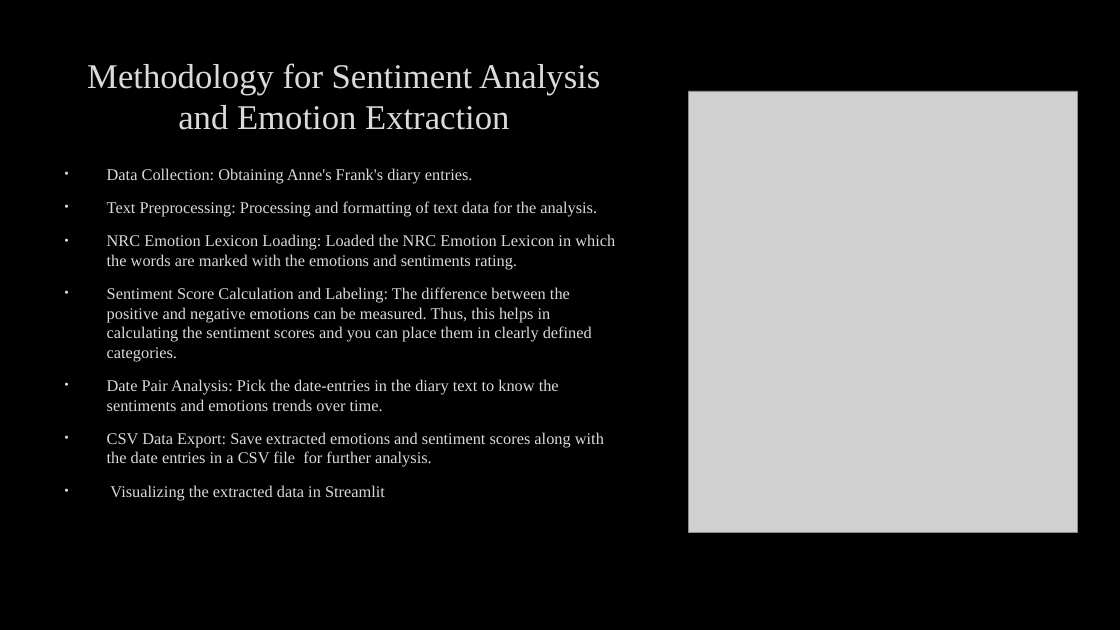
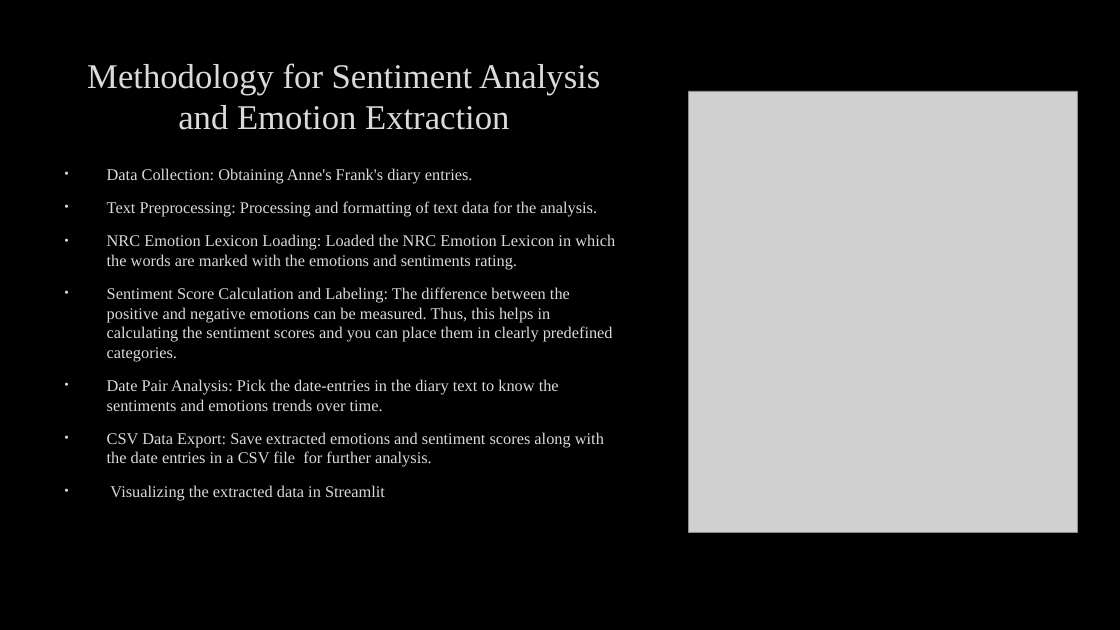
Before and after one commit to SmitaPable/SentimentalAnalysisofAnneFrank, a slide deck: slide 3 of Sentiment analysis of historical text.pptx. Drawn at 1120x630 pixels with LibreOffice and Linux fonts; fonts in the diff are those of the drawing; grey boxes stand for pictures. Boxes give left, top, right and bottom in pixels: in the first picture for what was removed or moved away, otherwise in the second. Text is boxed around its words. In the diff, an @@ line names an element or a change of style, - is before the commit and + after.

```diff
--- a/Sentiment analysis of historical text.pptx
+++ b/Sentiment analysis of historical text.pptx
@@ text at (107, 287, 613, 362): text changed @@
-• Sentiment Score Calculation and Labeling: The difference between the positive and negative emotions can be measured. Thus, this helps in calculating the sentiment scores and you can place them in clearly defined categories.
+• Sentiment Score Calculation and Labeling: The difference between the positive and negative emotions can be measured. Thus, this helps in calculating the sentiment scores and you can place them in clearly predefined categories.
```
Also in this commit, not shown: 2 other slides changed.
